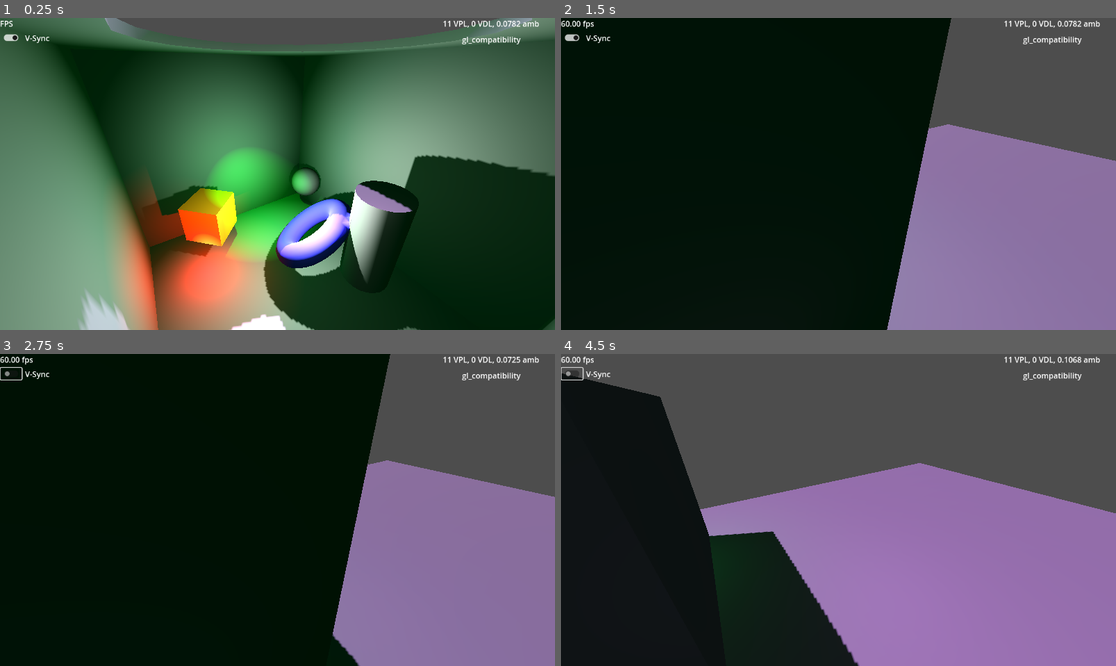
Above: before the commit, frames 1-4 (two rows, left to right).
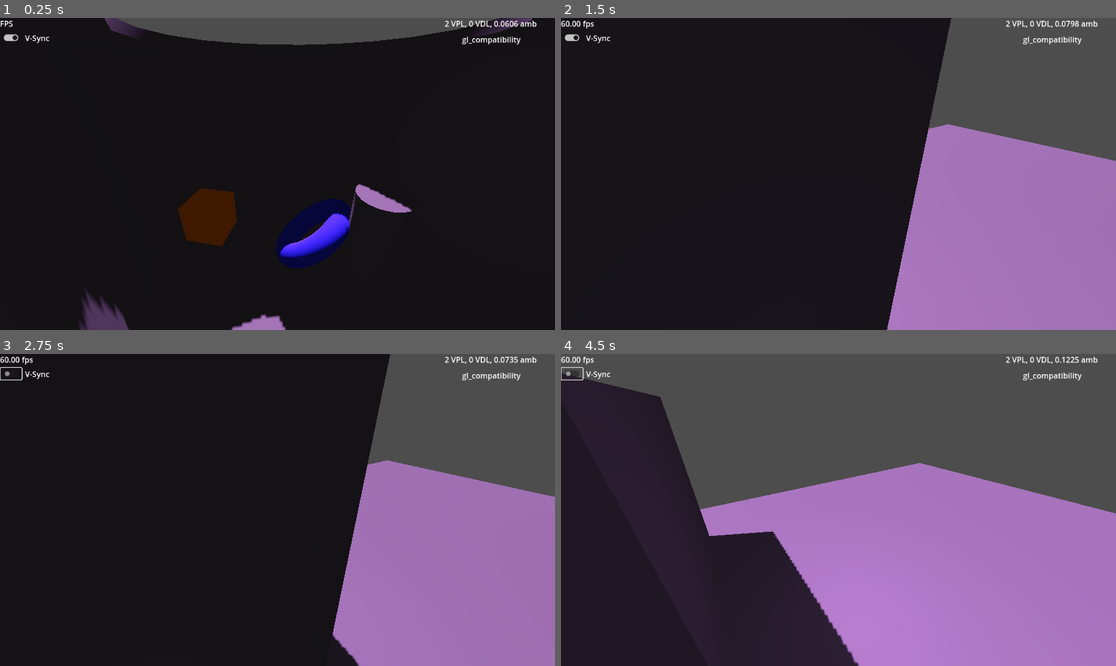
Above: after the commit, the same moments.

Repository: GregPickering/O1S_FauxGI
Game: Godot game, scene res://Scenes/scene_3d.tscn
The game is run twice, just before and just after one commit, with the same random seed, the same clock (stepped at 60 frames per second) and the same inputs.
Inputs (mouse positions are in pixels of both pictures, inside the frame that each line leads up to):
- Up to frame 1 (0.25 s): no input
- Up to frame 2 (1.5 s): tap Enter at 0.5 s; move the mouse to (960, 158) at 0.52 s; hold D 0.53-1.25 s; tap G at 0.6 s; click (960, 158) at 0.67 s; drag from (727, 189) to (810, 236) at 1.27 s
- Up to frame 3 (2.75 s): click (11, 372) at 2 s
- Up to frame 4 (4.5 s): move the mouse to (894, 441) at 2.77 s; hold D 2.78-3.5 s; tap E at 2.85 s; drag from (810, 572) to (672, 463) at 3.52 s; move the mouse to (1005, 556) at 4.27 s; hold A from 4.28 s (still down); tap Q at 4.35 s

The runs differ from the first frame. In frame 1, 79% of the frame differs, in the area x 0-100%, y 0-100%; in frame 2, 2.0%; in frame 3, 2.1%; in frame 4, 12%.

Commit message:
Added a base ambient light energy

Diff:
--- a/O1S_FauxGI/faux_gi.gd
+++ b/O1S_FauxGI/faux_gi.gd
@@ -109,6 +109,9 @@
 @export var environment_node : WorldEnvironment = null
 ## How strong should this effect be
 @export_range( 0.0, 1.0, 0.01 ) var ambient_gain : float = 0.25
+## Do we want a always-on ambient?
+@export_range( 0.0, 0.25, 0.001, "or_greater" ) var base_ambient_energy : float = 0.05
+@export_color_no_alpha var base_ambient_color : Color = Color(1,1,1)
 
 # original light sources in the scene
 var light_sources : Array[ Light3D ] = []
@@ -229,8 +232,11 @@
 var ambient_energy : float = 0.0
 func disable_ambient_secondaries():
 	if environment_node and environment_node.environment:
-		ambient_energy = 0.0
-		environment_node.environment.ambient_light_source = Environment.AMBIENT_SOURCE_DISABLED
+		ambient_energy = base_ambient_energy
+		#environment_node.environment.ambient_light_source = Environment.AMBIENT_SOURCE_DISABLED
+		environment_node.environment.ambient_light_source = Environment.AMBIENT_SOURCE_COLOR
+		environment_node.environment.ambient_light_color = base_ambient_color
+		environment_node.environment.ambient_light_energy = ambient_energy
 
 # cascaded exponential filtering
 var VPL_filt_1 : Dictionary[ Light3D, Dictionary ] = {}
@@ -284,19 +290,19 @@
 				preVPLs.back().get_or_add( ray_storage.color, light.light_color )
 	# and do we want to modify ambient to simulate secondary+ bounces?
 	if environment_node and environment_node.environment and (ambient_gain > 0.0):
-		var global_color := Color(0,0,0,0)
-		var global_energy : float = 0.0
+		var global_color := base_ambient_color * base_ambient_energy
+		var global_energy : float = base_ambient_energy
 		for preVPL in preVPLs:
 			var r : float = 1.0 * preVPL[ ray_storage.rad ]
 			var d : float = _camera.global_position.distance_to( preVPL[ ray_storage.pos ] )
 			if d < r:
-				var e : float = preVPL[ ray_storage.energy ] * sqrt(1.0 - d / r)
+				var e : float = preVPL[ ray_storage.energy ] * sqrt(1.0 - d / r) * ambient_gain
 				global_color += preVPL[ ray_storage.color ] * e
 				global_energy += e
 		# and in case we are updating the environmental ambient...
 		environment_node.environment.ambient_light_source = Environment.AMBIENT_SOURCE_COLOR
 		environment_node.environment.ambient_light_color = global_color / global_energy
-		ambient_energy = global_energy * ambient_gain
+		ambient_energy = global_energy
 		environment_node.environment.ambient_light_energy = ambient_energy
 		#print( global_energy )
 
@@ -651,7 +657,7 @@
 		light_sources = new_light_sources
 		light_data_stale = true
 		# report
-		print( "Source count is ", light_sources.size() )
+		print( "Source count is ", new_light_sources.size() )
 		print( "VPL max count is ", VPL_light.size() )
 
 func qrnd_distrib( index : int, scale_01 : float = 1.0 ) -> Vector2:
--- a/Scenes/scene_3d.tscn
+++ b/Scenes/scene_3d.tscn
@@ -9,8 +9,8 @@
 
 [sub_resource type="Environment" id="Environment_q5cge"]
 ambient_light_source = 2
-ambient_light_color = Color(0.482959, 0.926722, 0.578115, 1)
-ambient_light_energy = 0.120515
+ambient_light_color = Color(0.925428, 0.847901, 0.958116, 1)
+ambient_light_energy = 0.0807986
 tonemap_mode = 3
 volumetric_fog_density = 0.271
 
@@ -80,12 +80,13 @@
 size = Vector3(15.4212, 0.1, 36.4354)
 
 [node name="SpinSpot" type="Node3D" parent="."]
-transform = Transform3D(-0.270615, 0, -0.962688, 0, 1, 0, 0.962688, 0, -0.270615, 0, 0, 0)
+transform = Transform3D(0.0957024, 0, -0.99541, 0, 1, 0, 0.99541, 0, 0.0957024, 0, 0, 0)
 script = ExtResource("3_ok1gl")
 speed = -1.795
 
 [node name="SpotLight3D" type="SpotLight3D" parent="SpinSpot"]
 transform = Transform3D(0.952537, 0.131593, -0.274512, 0.304381, -0.396676, 0.866026, 0.00507104, -0.908477, -0.417903, 0.79985, 3.19763, -0.713908)
+visible = false
 light_color = Color(0.192157, 1, 0.32549, 1)
 light_energy = 2.0
 shadow_enabled = true
@@ -94,11 +95,12 @@
 
 [node name="OmniLight3D" type="OmniLight3D" parent="SpinSpot"]
 transform = Transform3D(-0.128348, 0, -0.991729, 0, 1, 0, 0.991729, 0, -0.128348, -0.711475, 1.74288, -0.629222)
+visible = false
 light_energy = 1.5
 shadow_enabled = true
 
 [node name="SpinDir" type="Node3D" parent="."]
-transform = Transform3D(-0.999024, 0, 0.0441728, 0, 1, 0, -0.0441728, 0, -0.999024, 0, 0, 0)
+transform = Transform3D(-0.995421, 0, 0.0955834, 0, 1, 0, -0.0955834, 0, -0.995421, 0, 0, 0)
 script = ExtResource("3_ok1gl")
 speed = 0.42
 
@@ -113,6 +115,7 @@
 
 [node name="OmniLight3D" type="OmniLight3D" parent="SpinDir"]
 transform = Transform3D(-0.859002, 0, 0.511972, 0, 1, 0, -0.511972, 0, -0.859002, 2.056, -0.19, -0.521)
+visible = false
 light_color = Color(1, 0, 0, 1)
 shadow_enabled = true
 omni_range = 3.0
@@ -147,7 +150,7 @@
 offset_left = -261.0
 offset_bottom = 23.0
 grow_horizontal = 0
-text = "11 VPL, 0 VDL, 0.1205 amb "
+text = "2 VPL, 0 VDL, 0.0808 amb "
 horizontal_alignment = 1
 
 [node name="RendererLabel" type="Label" parent="UICanvas"]
